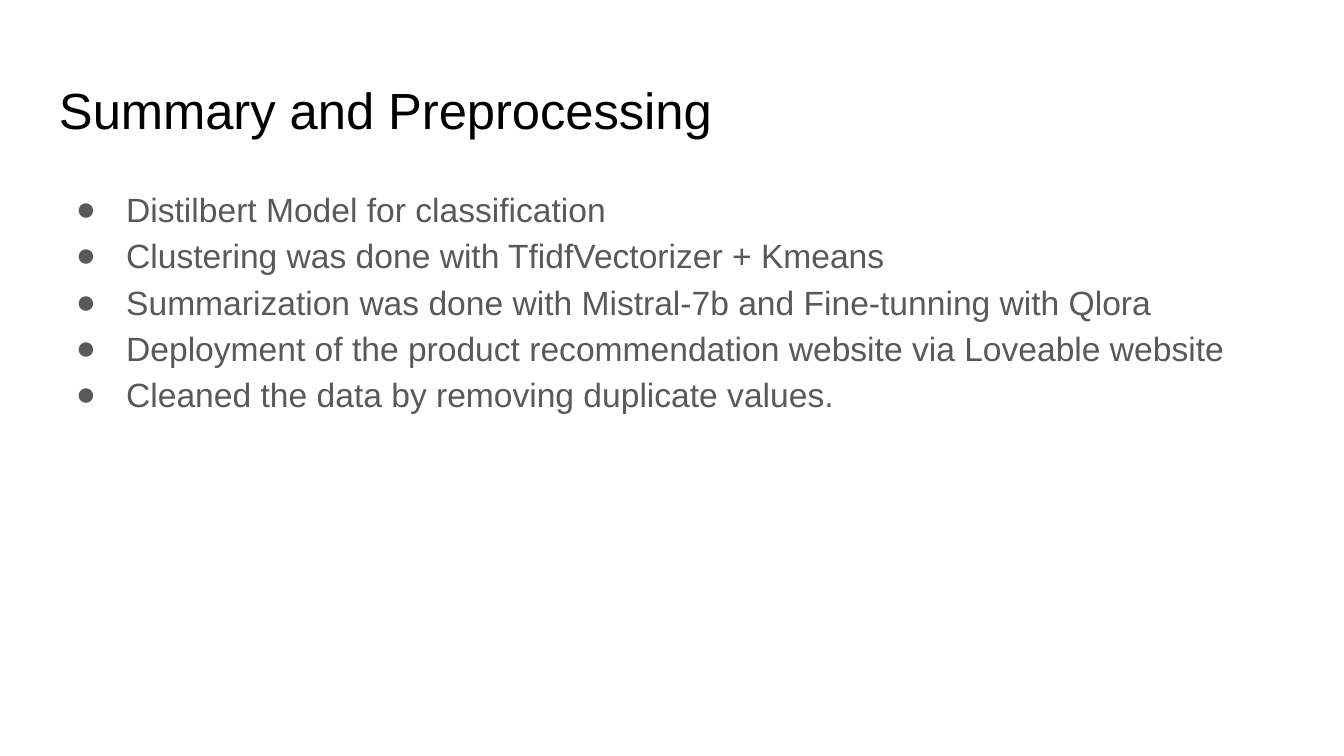
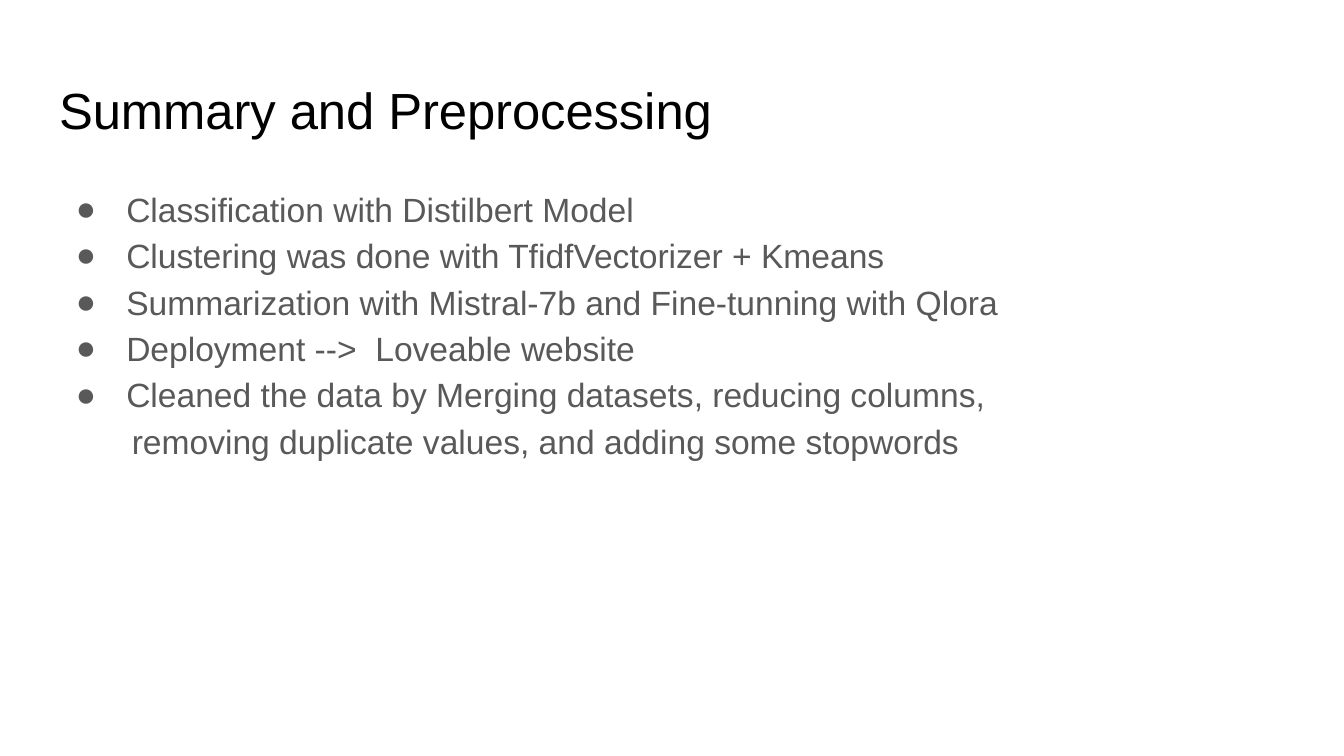
Before and after one commit to roderictorrsol-blip/ProductReviewProjectG2, a slide deck: slide 3 of RoboReviews template_def.pptx. Drawn at 1344x756 pixels with LibreOffice and Linux fonts; fonts in the diff are those of the drawing. Boxes give left, top, right and bottom in pixels: in the first picture for what was removed or moved away, otherwise in the second. Text is boxed around its words. In the diff, an @@ line names an element or a change of style, - is before the commit and + after.

```diff
--- a/RoboReviews template_def.pptx
+++ b/RoboReviews template_def.pptx
@@ text at [126, 197, 633, 223]: text changed @@
-● Distilbert Model for classification
+● Classification with Distilbert Model
@@ text at [126, 290, 998, 460]: text changed @@
-● Summarization was done with Mistral-7b and Fine-tunning with Qlora
-● Deployment of the product recommendation website via Loveable website
-● Cleaned the data by removing duplicate values.
+● Summarization with Mistral-7b and Fine-tunning with Qlora
+● Deployment --> Loveable website
+● Cleaned the data by Merging datasets, reducing columns,
+removing duplicate values, and adding some stopwords
```
Also in this commit, not shown: 3 other slides changed, 1 other file.
